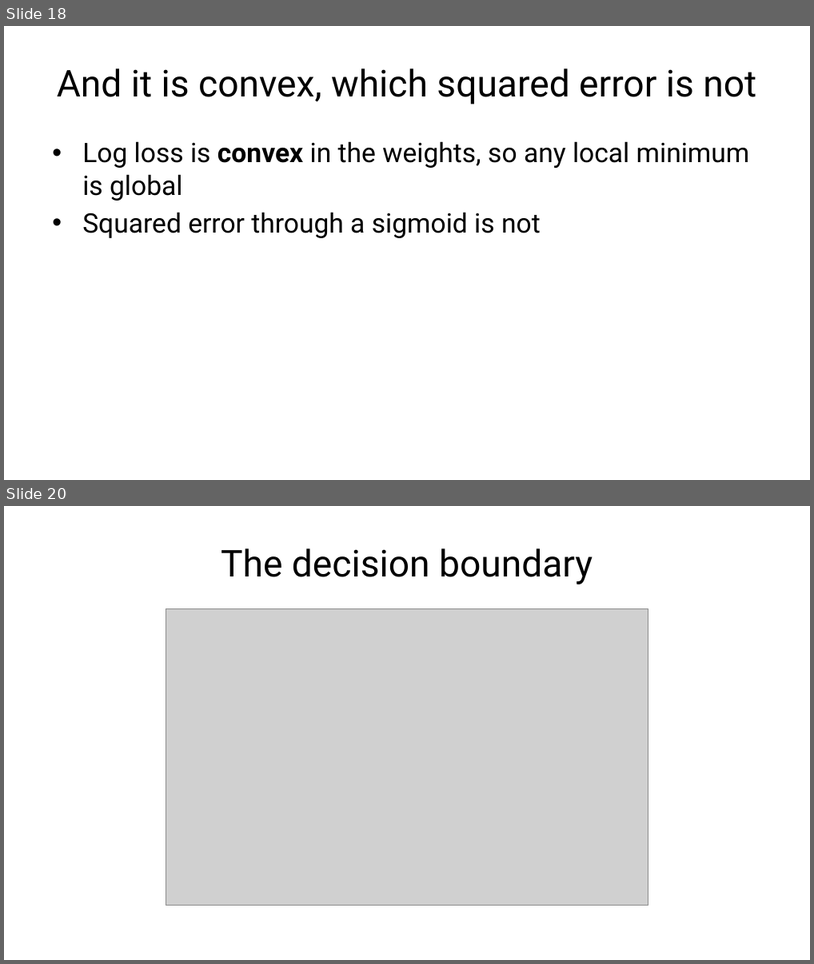
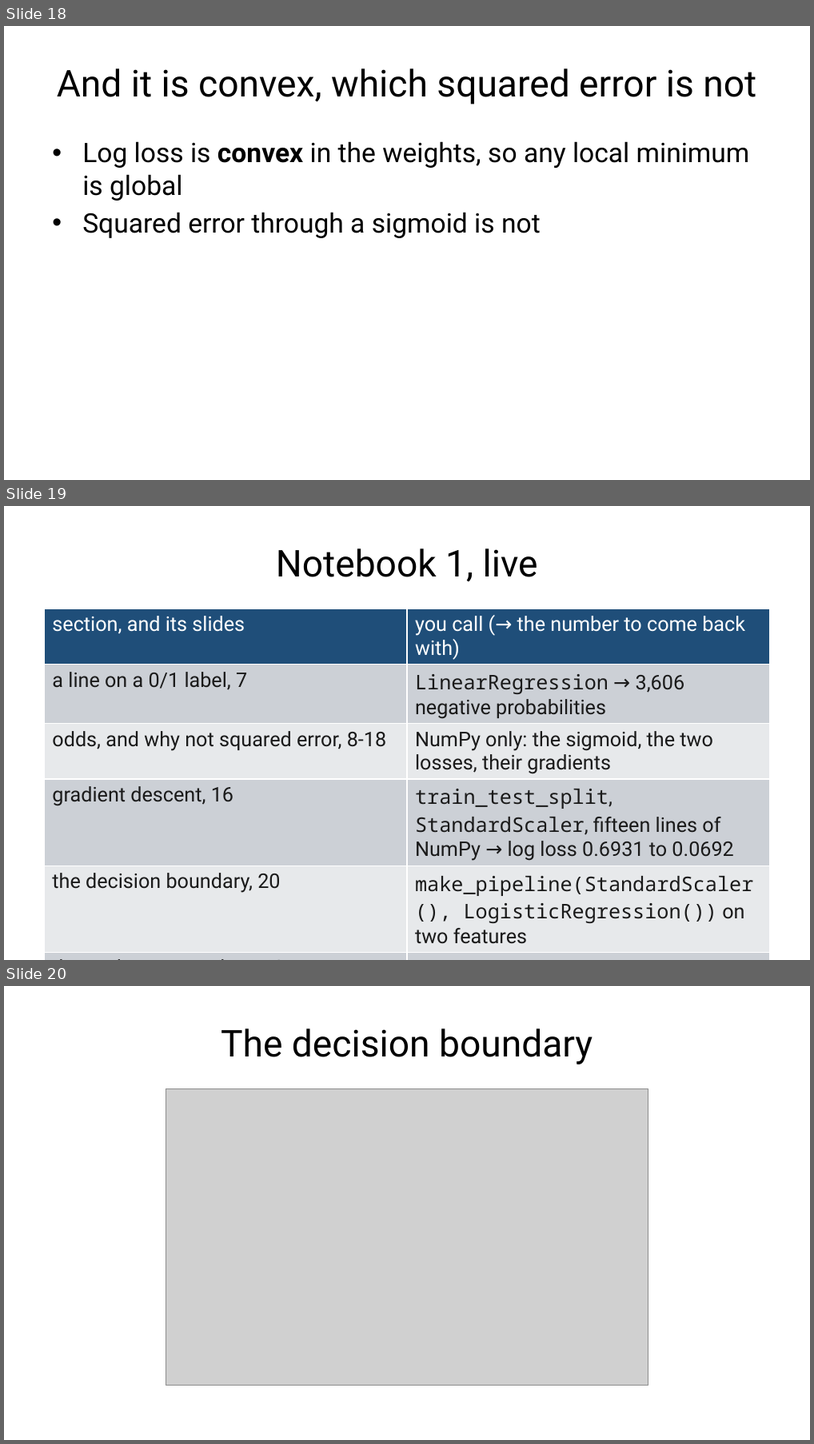
Before and after one commit to fabioantonini/technologies-for-artificial-intelligence, a slide deck: Lessons/04_classification_and_metrics/Slides/classification_and_metrics_slides.pptx. Shown one above the other, each under a label of ours: slides 18 and 20 before the commit, slides 18, 19 and 20 after it; the slides between them are not shown. The pictures are 814x964 and 814x1444 pixels, drawn with LibreOffice and Linux fonts; fonts in the diff are those of the drawing; grey boxes stand for pictures; background and template pictures are left out. Boxes give left, top, right and bottom in pixels: in the first picture for what was removed or moved away, otherwise in the second. Text is boxed around its words. In the diff, an @@ line names an element or a change of style, - is before the commit and + after.

```diff
--- a/Lessons/04_classification_and_metrics/Slides/classification_and_metrics_slides.pptx
+++ b/Lessons/04_classification_and_metrics/Slides/classification_and_metrics_slides.pptx
@@ slide 19 added at [4, 506, 810, 960], background #FFFFFF @@
@@ title added at [276, 548, 538, 582], 33 pt, text #1A1A1A @@
+Notebook 1, live
@@ table added at [44, 609, 770, 947], 6 rows, 2 columns @@
+section, and its slides | you call (→ the number to come back with)
+a line on a 0/1 label, 7 | LinearRegression → 3,606 negative probabilities
+odds, and why not squared error, 8-18 | NumPy only: the sigmoid, the two losses, their gradients
+gradient descent, 16 | train_test_split, StandardScaler, fifteen lines of NumPy → log loss 0.6931 to 0.0692
+the decision boundary, 20 | make_pipeline(StandardScaler(), LogisticRegression()) on two features
+the truth, recovered, 11-12 | LogisticRegression, .coef_, .intercept_ → seek_error_rate 0.02, intercept −6.09
```
Also in this commit, not shown: 12 slides changed, 1 slide removed, 4 other files.
